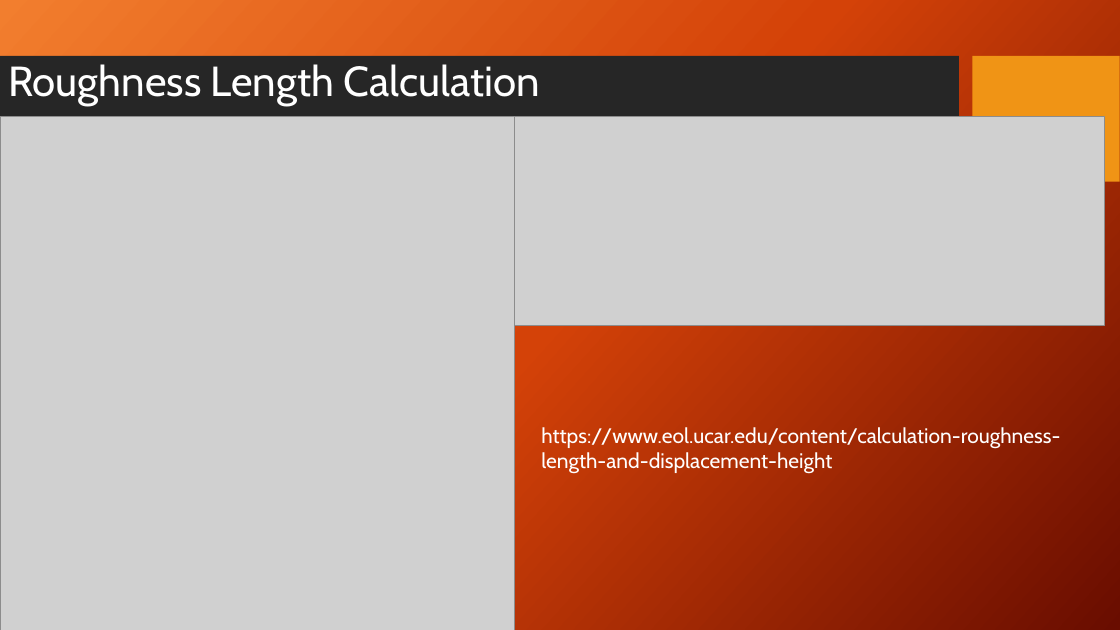
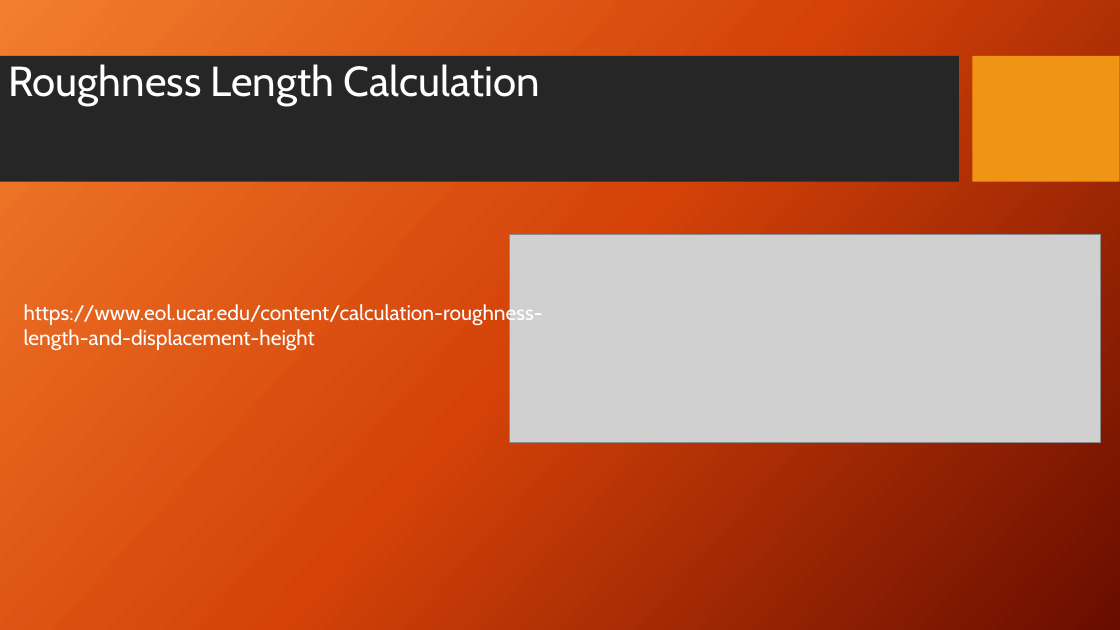
Before and after one commit to Jeremy-Benik/Meeting_Notes, a slide deck: slide 7 of 08192022_Presentation.pptx. Drawn at 1120x630 pixels with LibreOffice and Linux fonts; fonts in the diff are those of the drawing; grey boxes stand for pictures; background and template pictures are left out. Boxes give left, top, right and bottom in pixels: in the first picture for what was removed or moved away, otherwise in the second. Text is boxed around its words. In the diff, an @@ line names an element or a change of style, - is before the commit and + after.

```diff
--- a/08192022_Presentation.pptx
+++ b/08192022_Presentation.pptx
@@ picture removed at [0,117,514,630] @@
@@ picture: place and size @@
-picture at [514,117,1105,325]
+picture at [510,234,1101,443]
@@ text "https://www.eol.ucar.edu/content/calculation-roughness-lengt ...": place and size @@
-text "https://www.eol.ucar.edu/content/calculation-roughness-lengt ..." at [541,425,1060,474]
+text "https://www.eol.ucar.edu/content/calculation-roughness-lengt ..." at [24,302,543,351]
```
Also in this commit, not shown: 2 other slides changed, 1 slide removed, 1 other file.
